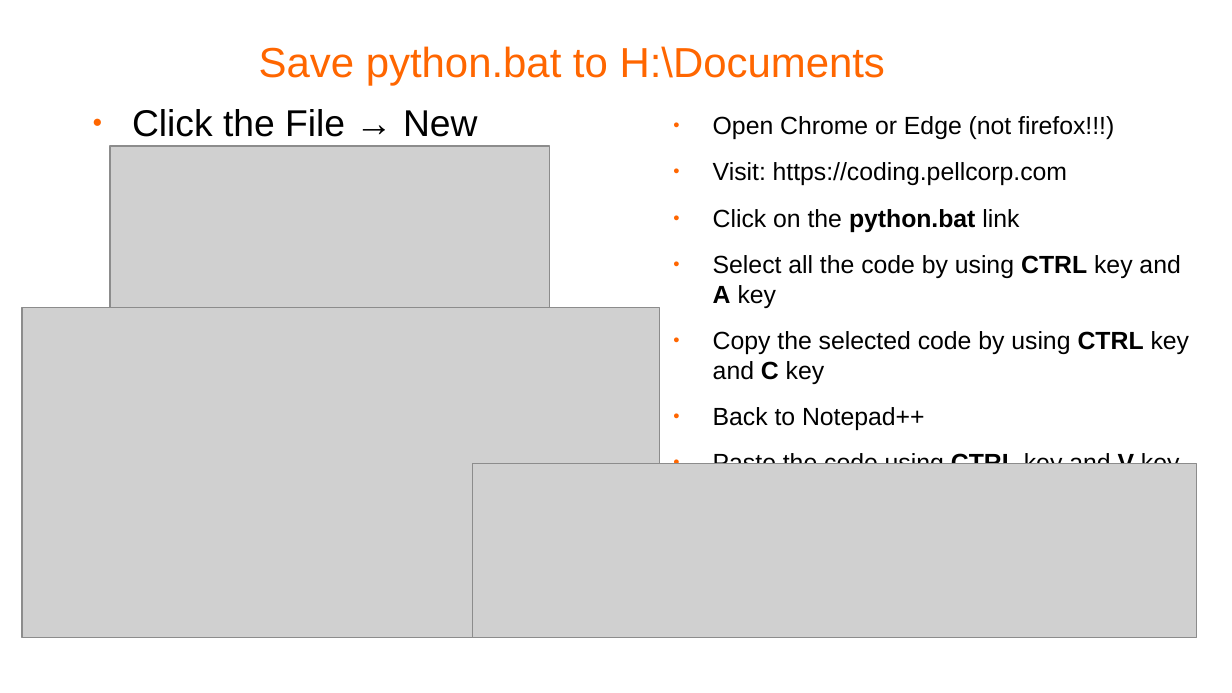
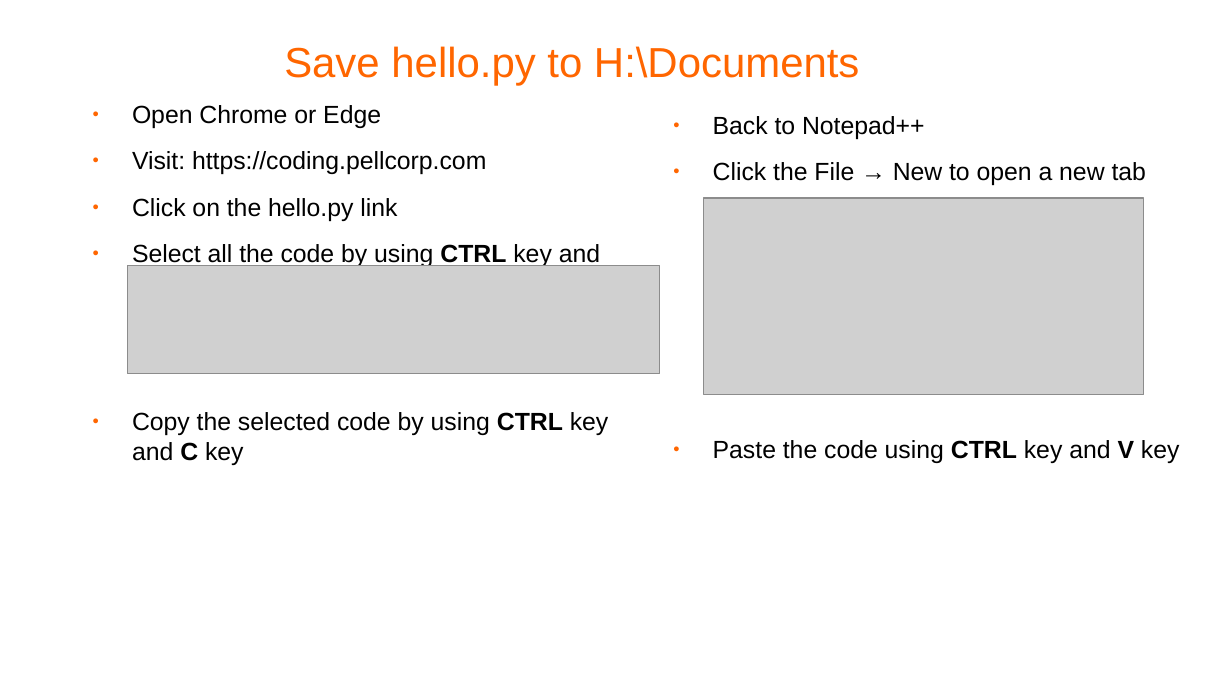
Before and after one commit to pellcorp/coding, a slide deck: slide 9 of docs/python-coding.odp (slide 6 before the commit). Drawn at 1232x693 pixels with LibreOffice and Linux fonts; fonts in the diff are those of the drawing; grey boxes stand for pictures; background and template pictures are left out. Boxes give left, top, right and bottom in pixels: in the first picture for what was removed or moved away, otherwise in the second. Text is boxed around its words. In the diff, an @@ line names an element or a change of style, - is before the commit and + after.

Commit message:
remove python.bat and fixes to slides

```diff
--- a/docs/python-coding.odp
+++ b/docs/python-coding.odp
@@ title at bbox=[284, 46, 859, 85]: text changed @@
-Save python.bat to H:\Documents
+Save hello.py to H:\Documents
@@ text "Open Chrome or Edge": place and size @@
-text "Open Chrome or Edge" at bbox=[713, 116, 1190, 464]
+text "Open Chrome or Edge" at bbox=[132, 105, 609, 465]
@@ text at bbox=[132, 105, 381, 128]: text changed @@
-● Open Chrome or Edge (not firefox!!!)
+● Open Chrome or Edge
@@ text removed at bbox=[132, 109, 478, 137] @@
-● Click the File → New
@@ text added at bbox=[713, 116, 1180, 463], 16 pt, text #000000 @@
+● Back to Notepad++
+● Click the File → New to open a new tab
+● Paste the code using CTRL key and V key
@@ text at bbox=[132, 198, 397, 221]: text changed @@
-● Click on the python.bat link
+● Click on the hello.py link
@@ picture: place and size @@
-picture at bbox=[22, 309, 660, 638]
+picture at bbox=[704, 198, 1145, 395]
@@ picture: place and size @@
-picture at bbox=[110, 146, 550, 343]
+picture at bbox=[127, 265, 661, 373]
@@ text at bbox=[713, 407, 1180, 464]: paragraphs removed @@
-● Back to Notepad++
-● Paste the code using CTRL key and V key
@@ picture removed at bbox=[473, 464, 1197, 638] @@
```
Also in this commit, not shown: 3 other slides changed, 1 slide added, 1 slide removed, 3 other files.
